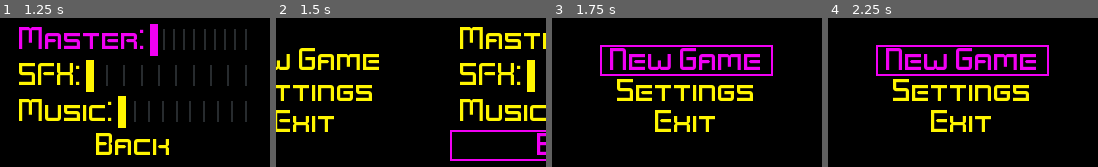
Above: before the commit, frames 1-4 (left to right).
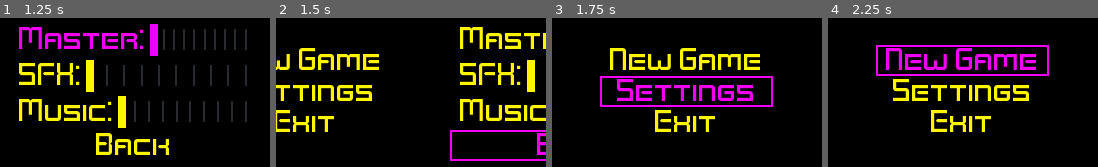
Above: after the commit, the same moments.

Repository: elektito/reverse-streak
Game: Godot game, scene res://MenuScreen.tscn
Two runs of this game, one before a commit and one after it. Both use one fixed random seed, a clock stepped at 60 frames per second and the inputs below. This scene is started directly instead of the project's main scene.
Inputs:
- Up to frame 1 (1.25 s): click "Settings" at 0.5 s
- Up to frame 2 (1.5 s): click "Back" at 1.25 s
- Up to frame 3 (1.75 s): no input
- Up to frame 4 (2.25 s): click "New Game" at 2 s

Frames 1-2 are identical in both runs. In frame 3, 11% of the frame differs, in the area x 17-82%, y 18-60%; in frame 4, nothing differs.

Commit message:
Go back to last selected menu item

Diff:
--- a/MenuScreen.gd
+++ b/MenuScreen.gd
@@ -172,6 +172,7 @@
 		$transition_tween.interpolate_property(submenu, "rect_position:x", submenu.rect_position.x, submenu.rect_position.x - scrw, transition_time, Tween.TRANS_LINEAR, Tween.EASE_IN)
 		$transition_tween.start()
 		yield($transition_tween, "tween_all_completed")
+		current_menu.set_meta('last_focus', get_focus_owner())
 		current_menu = submenu
 		current_menu.get_meta('first').grab_focus()
 	elif desc['type'] == 'back':
@@ -206,4 +207,8 @@
 	$transition_tween.start()
 	yield($transition_tween, "tween_all_completed")
 	current_menu = parent_menu
-	current_menu.get_meta('first').grab_focus()
+	var last_focus = current_menu.get_meta('last_focus')
+	if last_focus:
+		last_focus.grab_focus()
+	else:
+		current_menu.get_meta('first').grab_focus()
